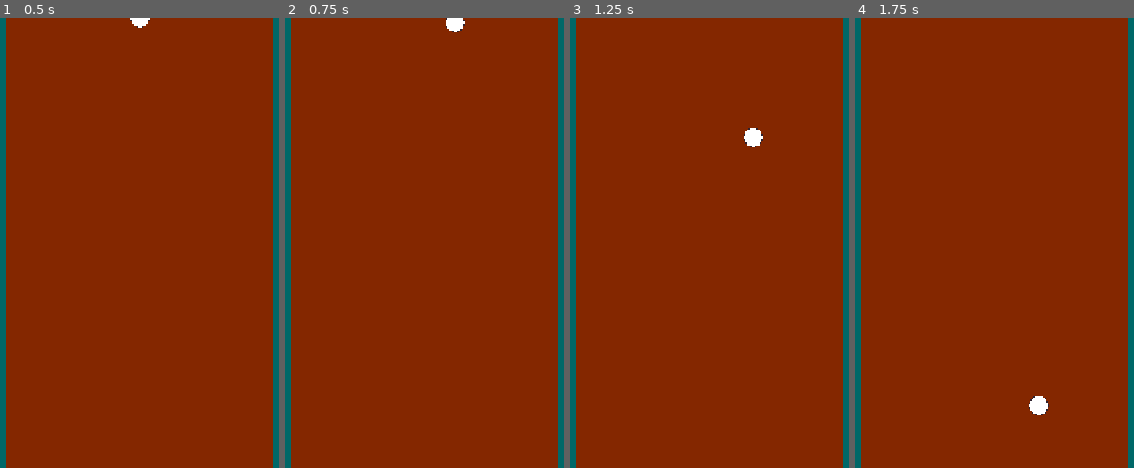
Above: before the commit, frames 1-4 (left to right).
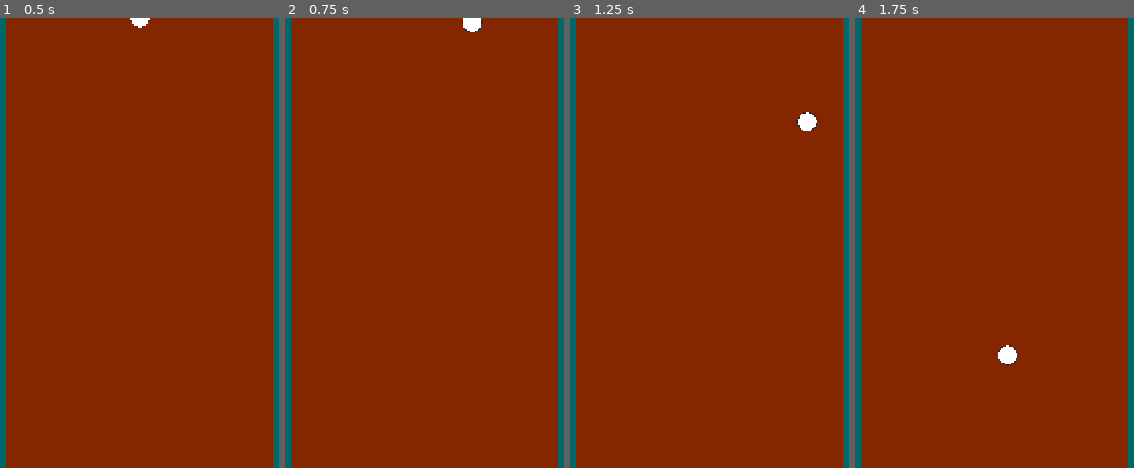
Above: after the commit, the same moments.

Repository: BenjaminVincent/jam-2
Game: Godot game, scene res://scenes/game.tscn
Two runs of this game, one before a commit and one after it. Both use one fixed random seed, a clock stepped at 60 frames per second and the inputs below.
Inputs:
- Up to frame 1 (0.5 s): no input
- Up to frame 2 (0.75 s): tap Enter (ui_accept) at 0.5 s; hold Right (ui_right) from 0.53 s (still down); tap Space (LAUNCH) at 0.6 s
- Up to frame 3 (1.25 s): keep holding Right (ui_right); tap Enter (ui_accept) at 0.77 s
- Up to frame 4 (1.75 s): keep holding Right (ui_right); tap Space (LAUNCH) at 1.35 s; tap Enter (ui_accept) at 1.52 s

Frame 1 is identical in both runs. In frame 2, 0.4% of the frame differs, in the area x 57-71%, y 0-4%; in frame 3, 0.5%; in frame 4, 0.5%, in the area x 51-70%, y 72-89%.

Commit message:
changed player phyisics

Diff:
--- a/scripts/player.gd
+++ b/scripts/player.gd
@@ -3,8 +3,10 @@
 
 const SPEED = 300.0
 const JUMP_VELOCITY = -400.0
+const LAUNCH_BOOST = 1.5
 
 var launched: bool = false
+var just_launched: bool = false
 
 func _ready() -> void:
 	print("player is ready")
@@ -17,6 +19,9 @@
 	if not is_on_floor() and launched:
 		velocity += get_gravity() * delta
 
+	if just_launched:
+		velocity.x *= LAUNCH_BOOST
+		just_launched = false
 
 	# NOTICE JUMPING
 	if Input.is_action_just_pressed("ui_accept") and is_on_floor():
@@ -28,7 +33,7 @@
 	if direction and not launched:
 		velocity.x = direction * SPEED
 	else:
-		velocity.x = move_toward(velocity.x, velocity.x * 0.9, SPEED)
+		velocity.x = move_toward(velocity.x, velocity.x * 0.99, SPEED)
 
 	var collision = move_and_collide(velocity * delta)
 
@@ -42,3 +47,4 @@
 func _process(_delta: float) -> void:
 	if Input.is_action_just_pressed("LAUNCH"):
 		launched = true
+		just_launched = true
Not shown: 1 places in scenes/game.tscn that only renumber resources
